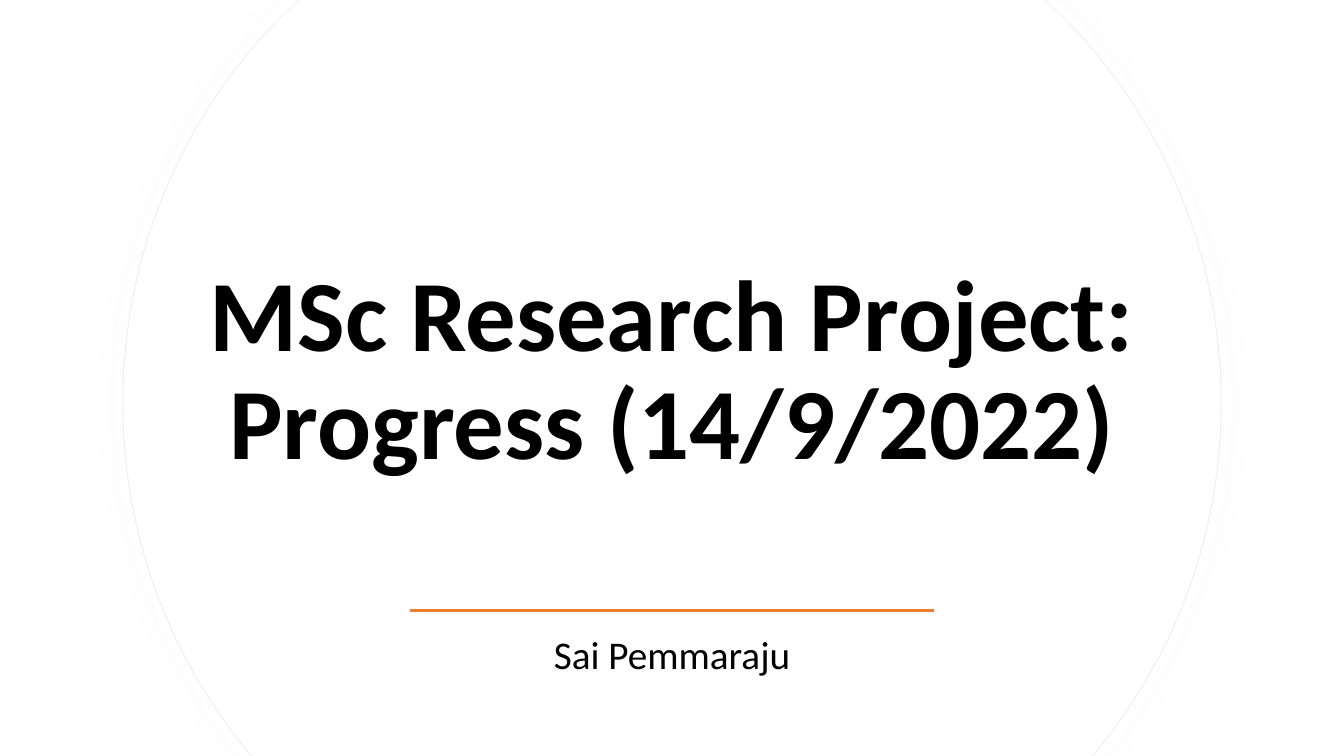
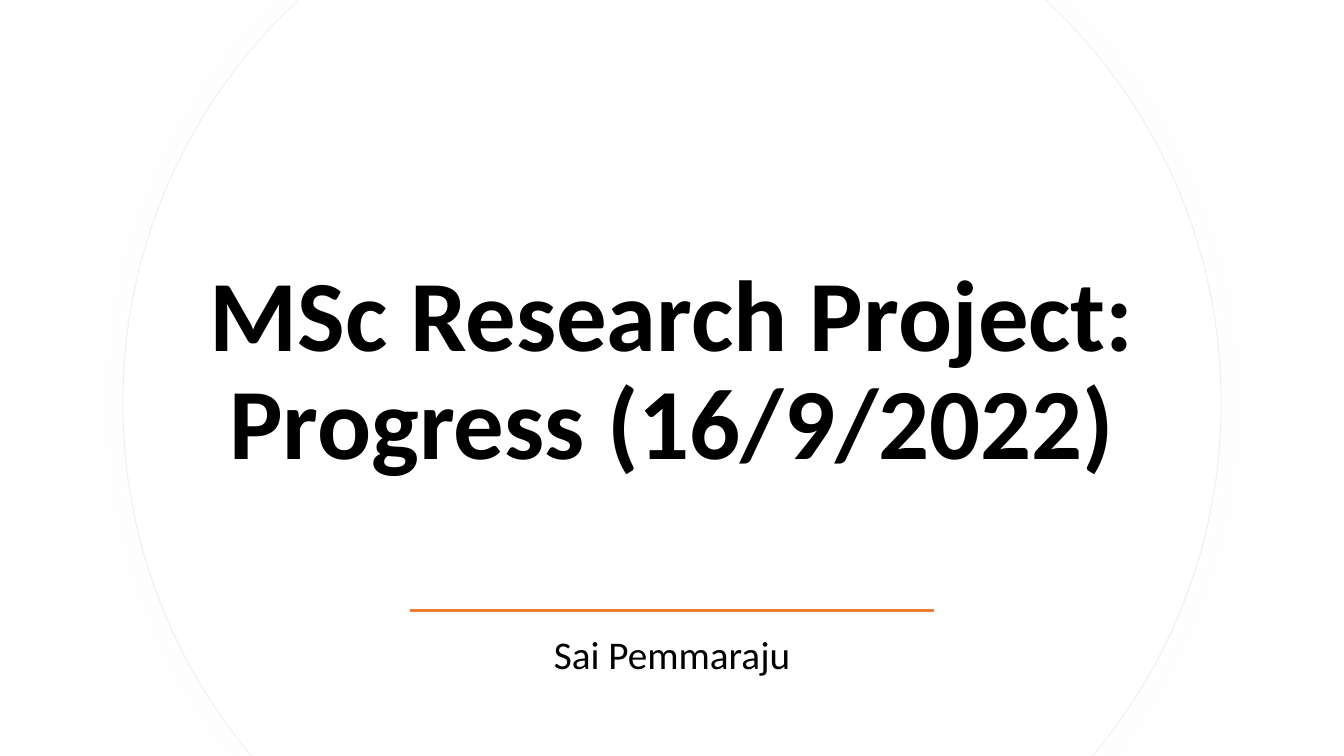
Before and after one commit to spemmaraju5/MSc-Physics-Monash-University, a slide deck: slide 1 of Research_Project/LHCb Starterkit/MSc Research Project Progress 31 Aug 2022.pptx. Drawn at 1344x756 pixels with LibreOffice and Linux fonts; fonts in the diff are those of the drawing. Boxes give left, top, right and bottom in pixels: in the first picture for what was removed or moved away, otherwise in the second. Text is boxed around its words. In the diff, an @@ line names an element or a change of style, - is before the commit and + after.

```diff
--- a/Research_Project/LHCb Starterkit/MSc Research Project Progress 31 Aug 2022.pptx
+++ b/Research_Project/LHCb Starterkit/MSc Research Project Progress 31 Aug 2022.pptx
@@ title at (210, 280, 1133, 476): text changed @@
-MSc Research Project: Progress (14/9/2022)
+MSc Research Project: Progress (16/9/2022)
```
Also in this commit, not shown: 1 other slide changed, 13 other files.
